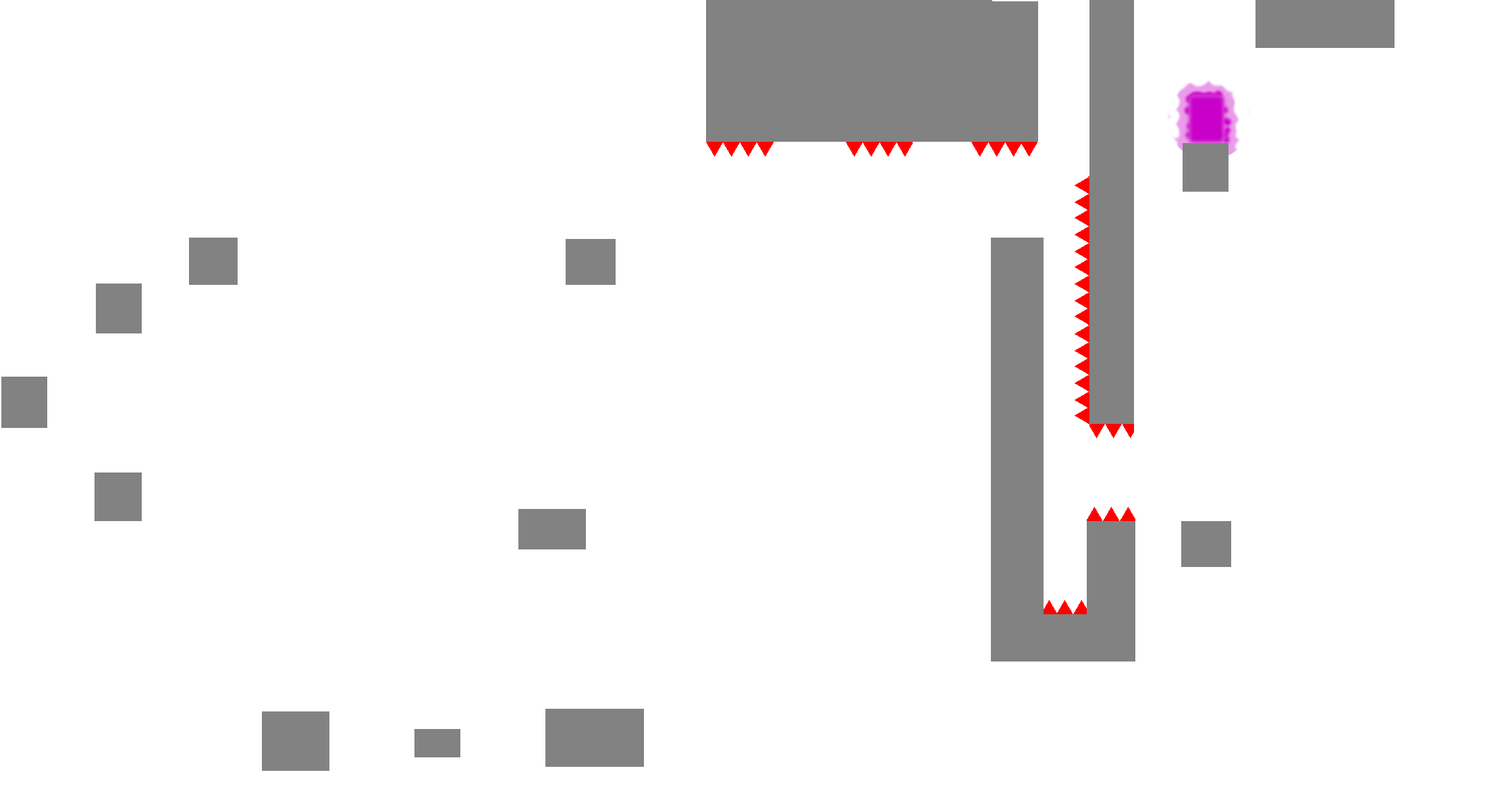
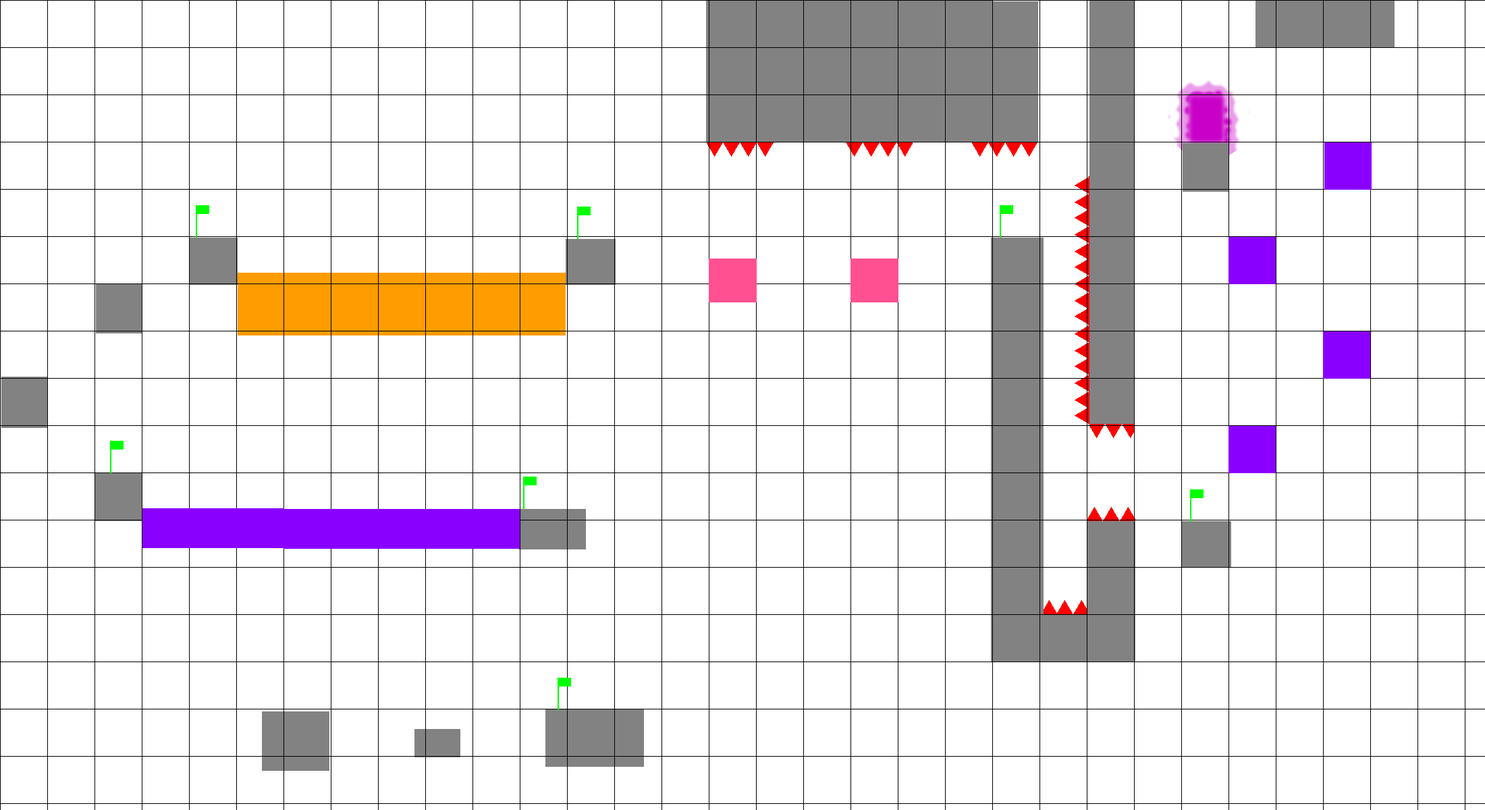
Layered file, before and after one edit (1485x810). Changes by layer:
added layer "Interactives" above "CP7" over [left=142, top=142, right=1372, bottom=549]
added layer "CP7" above "CP6" over [left=1190, top=489, right=1204, bottom=522]
added layer "CP6" above "CP5" over [left=999, top=205, right=1014, bottom=238]
added layer "CP5" above "CP4" over [left=577, top=206, right=591, bottom=240]
added layer "CP4" above "CP3" over [left=195, top=205, right=210, bottom=238]
added layer "CP3" above "CP2" over [left=110, top=440, right=124, bottom=474]
added layer "CP2" above "CP1" over [left=523, top=476, right=537, bottom=510]
added layer "CP1" above "grid" over [left=557, top=677, right=572, bottom=711]
showed "grid" over [left=0, top=0, right=1485, bottom=810]
showed "Moving Platforms" over [left=237, top=272, right=566, bottom=336]
showed "White" over [left=0, top=0, right=1485, bottom=810]
